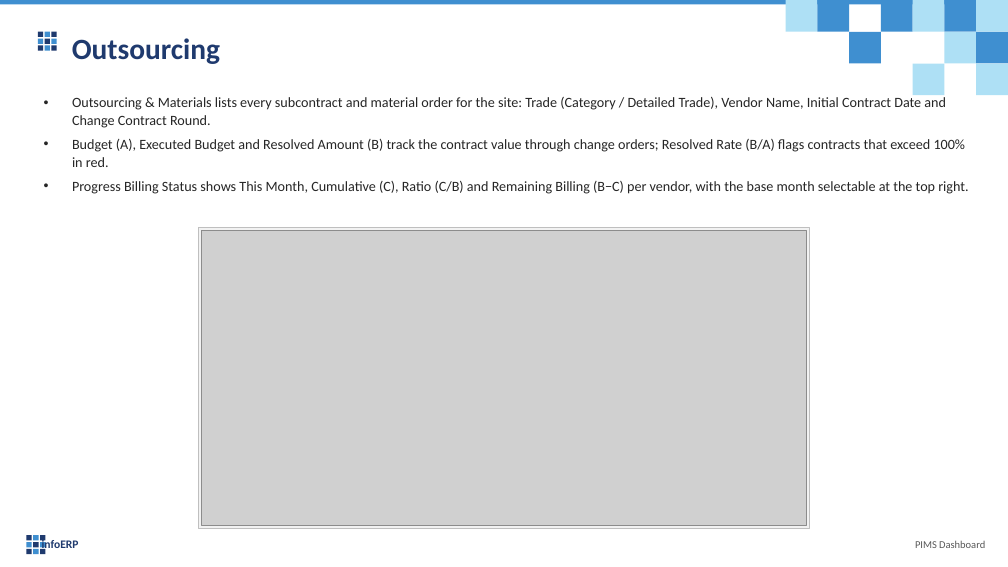
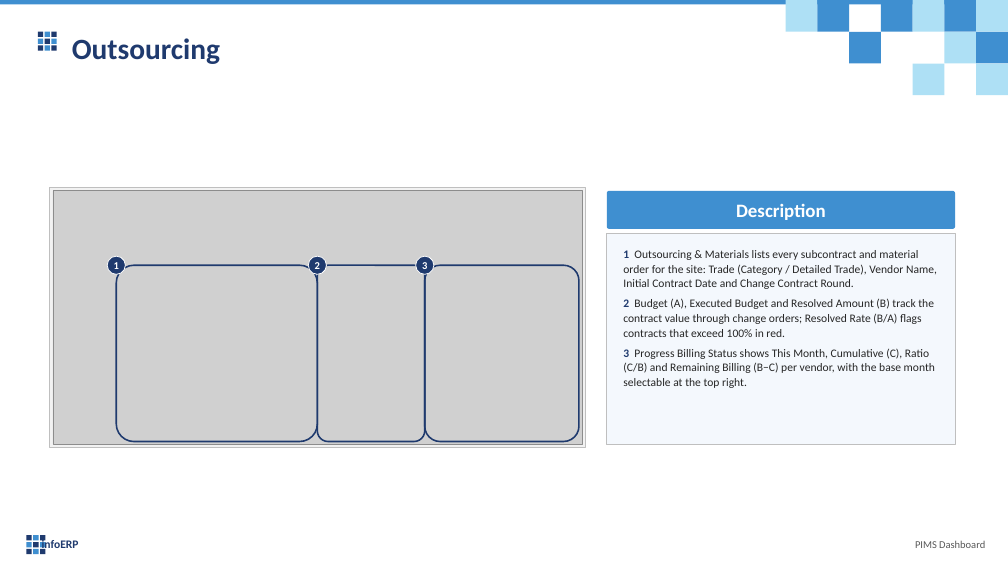
Before and after one commit to truongCLT/PIMS-DASHBOARD, a slide deck: slide 18 of docs/PIMS_Dashboard_User_Guide_V1.pptx. Drawn at 1008x567 pixels with LibreOffice and Linux fonts; fonts in the diff are those of the drawing; grey boxes stand for pictures. Boxes give left, top, right and bottom in pixels: in the first picture for what was removed or moved away, otherwise in the second. Text is boxed around its words. In the diff, an @@ line names an element or a change of style, - is before the commit and + after.

```diff
--- a/docs/PIMS_Dashboard_User_Guide_V1.pptx
+++ b/docs/PIMS_Dashboard_User_Guide_V1.pptx
@@ rectangle: place and size @@
-rectangle at [199, 228, 810, 529]
+rectangle at [50, 188, 585, 447]
@@ picture: place and size @@
-picture at [202, 231, 807, 526]
+picture at [53, 191, 582, 444]
@@ rounded rectangle added at [607, 191, 956, 228], fill #3F8FD0, 18 pt, text #FFFFFF, bold @@
+Description
@@ rectangle added at [607, 234, 956, 444], fill #F4F8FD, outline #BFBFBF 0.75 pt @@
@@ ellipse added at [107, 256, 126, 274], fill #1F3A6E, outline #FFFFFF 0.75 pt, 10 pt, text #FFFFFF, bold @@
+1
@@ rounded rectangle added at [116, 265, 318, 442], outline #1F3A6E 1.5 pt @@
@@ ellipse added at [309, 256, 327, 274], fill #1F3A6E, outline #FFFFFF 0.75 pt, 10 pt, text #FFFFFF, bold @@
+2
@@ rounded rectangle added at [318, 265, 425, 442], outline #1F3A6E 1.5 pt @@
@@ ellipse added at [416, 256, 434, 274], fill #1F3A6E, outline #FFFFFF 0.75 pt, 10 pt, text #FFFFFF, bold @@
+3
@@ rounded rectangle added at [425, 265, 579, 442], outline #1F3A6E 1.5 pt @@
@@ text at [623, 250, 937, 388]: text changed; size 13.5 to 11 pt @@
-• Outsourcing & Materials lists every subcontract and material order for the site: Trade (Category / Detailed Trade), Vendor Name, Initial Contract Date and Change Contract Round.
-• Budget (A), Executed Budget and Resolved Amount (B) track the contract value through change orders; Resolved Rate (B/A) flags contracts that exceed 100% in red.
-• Progress Billing Status shows This Month, Cumulative (C), Ratio (C/B) and Remaining Billing (B−C) per vendor, with the base month selectable at the top right.
+1 Outsourcing & Materials lists every subcontract and material order for the site: Trade (Category / Detailed Trade), Vendor Name, Initial Contract Date and Change Contract Round.
+2 Budget (A), Executed Budget and Resolved Amount (B) track the contract value through change orders; Resolved Rate (B/A) flags contracts that exceed 100% in red.
+3 Progress Billing Status shows This Month, Cumulative (C), Ratio (C/B) and Remaining Billing (B−C) per vendor, with the base month selectable at the top right.
```
Also in this commit, not shown: 29 other slides changed, 2 other files.
